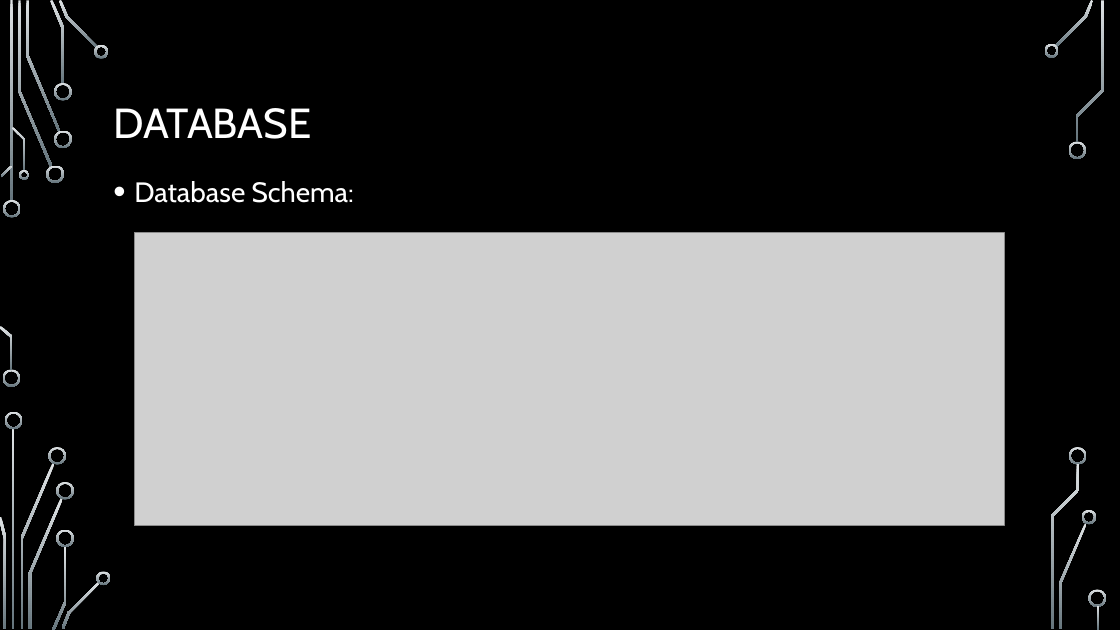
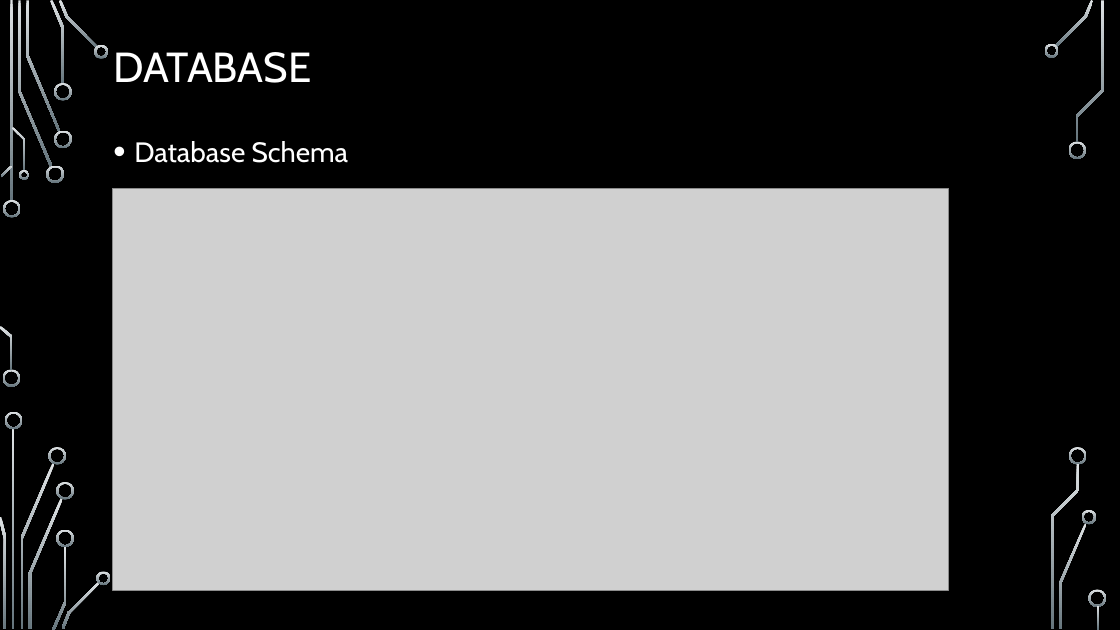
Before and after one commit to KunalDig/E-CartProjectFiles, a slide deck: slide 4 of E-commerce Cart System.pptx. Drawn at 1120x630 pixels with LibreOffice and Linux fonts; fonts in the diff are those of the drawing; grey boxes stand for pictures; background and template pictures are left out. Boxes give left, top, right and bottom in pixels: in the first picture for what was removed or moved away, otherwise in the second. Text is boxed around its words. In the diff, an @@ line names an element or a change of style, - is before the commit and + after.

Commit message:
PPT Updated

```diff
--- a/E-commerce Cart System.pptx
+++ b/E-commerce Cart System.pptx
@@ title "DATABASE": place and size @@
-title "DATABASE" at [113,108,311,139]
+title "DATABASE" at [113,52,311,83]
@@ text at [134,141,349,163]: text changed @@
-• Database Schema:
+• Database Schema
@@ picture: place and size @@
-picture at [134,233,1004,526]
+picture at [113,188,949,591]
```
Also in this commit, not shown: 2 other slides changed, 1 slide added.
